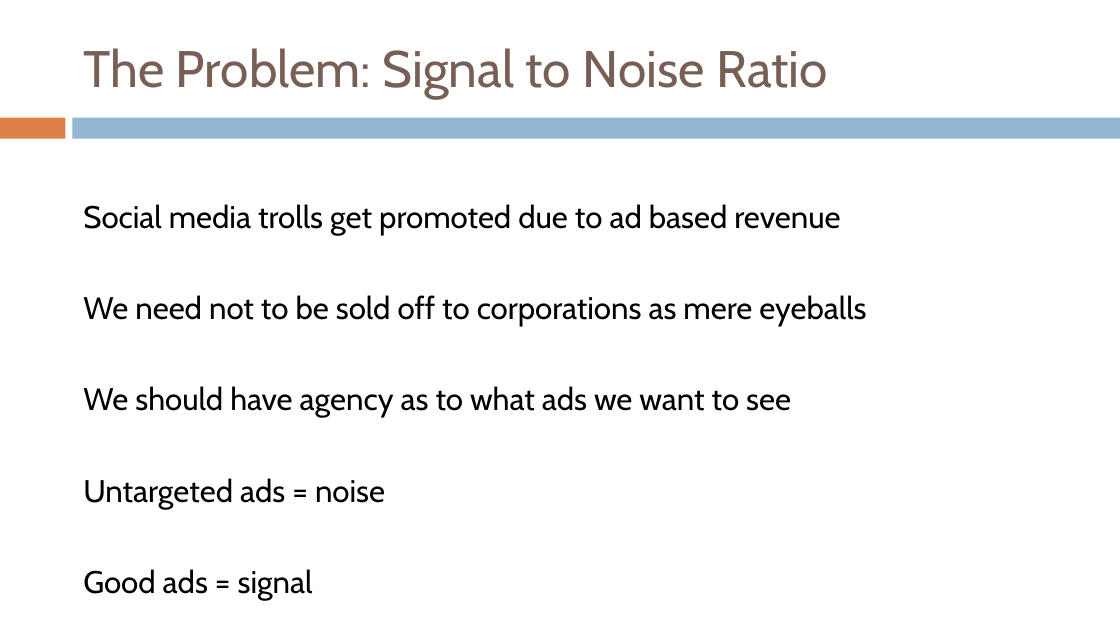
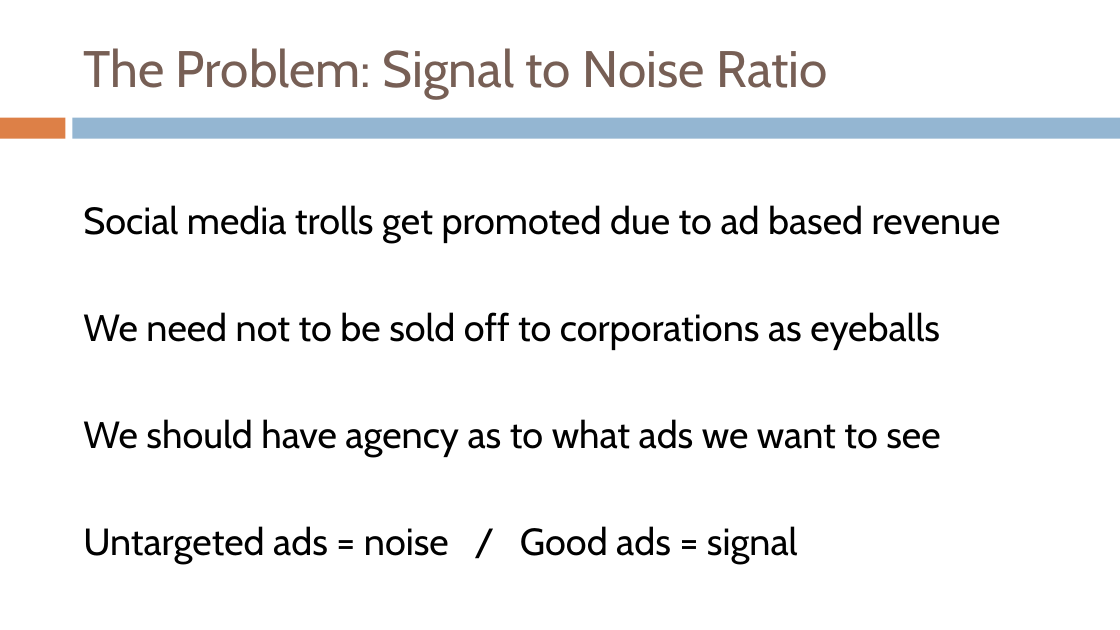
Before and after one commit to TetraPlex-org/central, a slide deck: slide 4 of TetraPlex deck 0.51.pptx. Drawn at 1120x630 pixels with LibreOffice and Linux fonts; fonts in the diff are those of the drawing. Boxes give left, top, right and bottom in pixels: in the first picture for what was removed or moved away, otherwise in the second. Text is boxed around its words. In the diff, an @@ line names an element or a change of style, - is before the commit and + after.

Commit message:
Add files via upload
larger font

```diff
--- a/TetraPlex deck 0.51.pptx
+++ b/TetraPlex deck 0.51.pptx
@@ text at (x1=83, y1=205, x2=1001, y2=457): size 26.8 to 32.4 pt in "Social media trolls get promoted due to ...", "We should have agency as to what ..." @@
@@ text at (x1=83, y1=312, x2=940, y2=350): text changed; size 26.8 to 32.4 pt @@
-We need not to be sold off to corporations as mere eyeballs
+We need not to be sold off to corporations as eyeballs
@@ text at (x1=83, y1=526, x2=798, y2=564): text changed; size 26.8 to 32.4 pt @@
-Untargeted ads = noise
-Good ads = signal
+Untargeted ads = noise / Good ads = signal
```
Also in this commit, not shown: 10 other slides changed.
